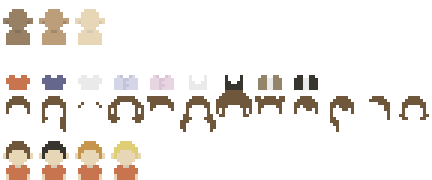
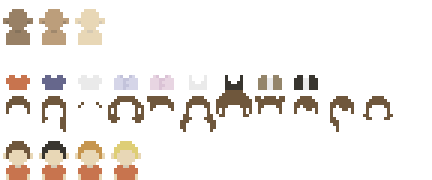
Layers edited between the first and the second 432×180 image:
painted on "Background" over box(363, 96, 429, 120)
showed "Layer" over box(363, 96, 429, 120)
